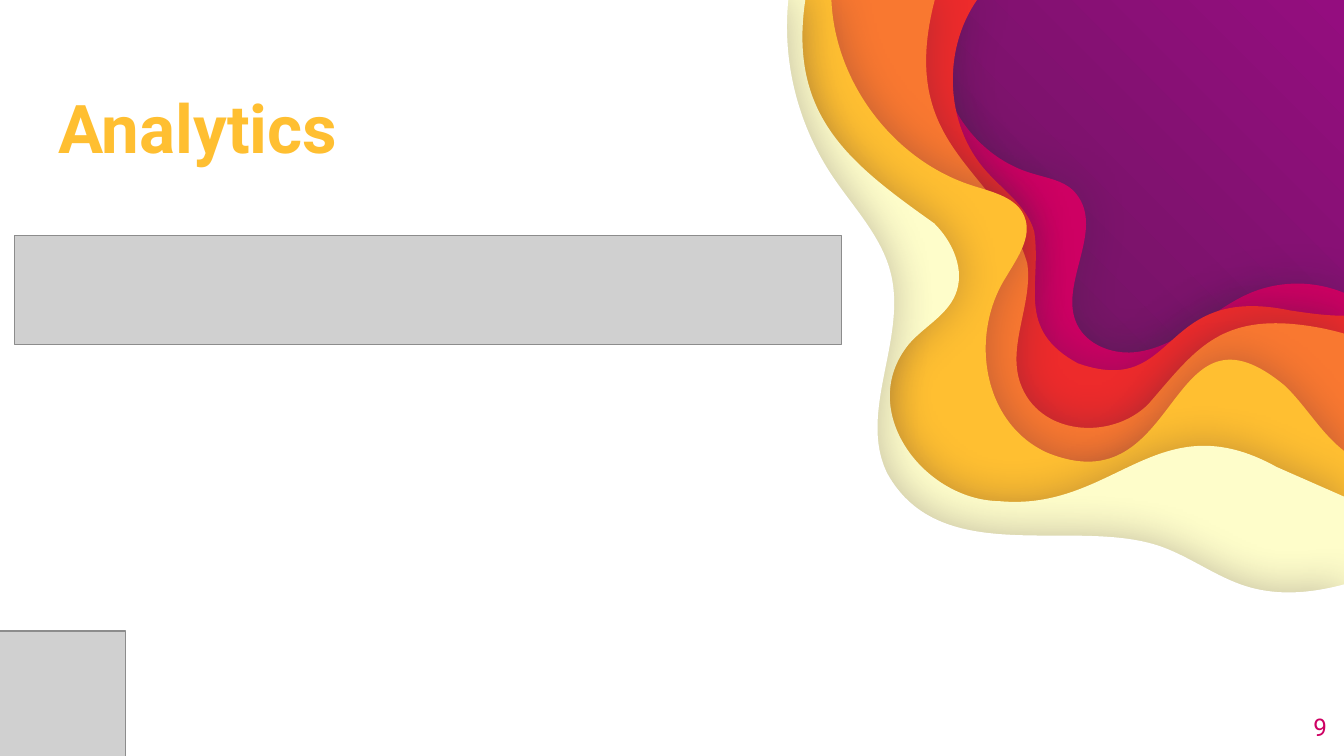
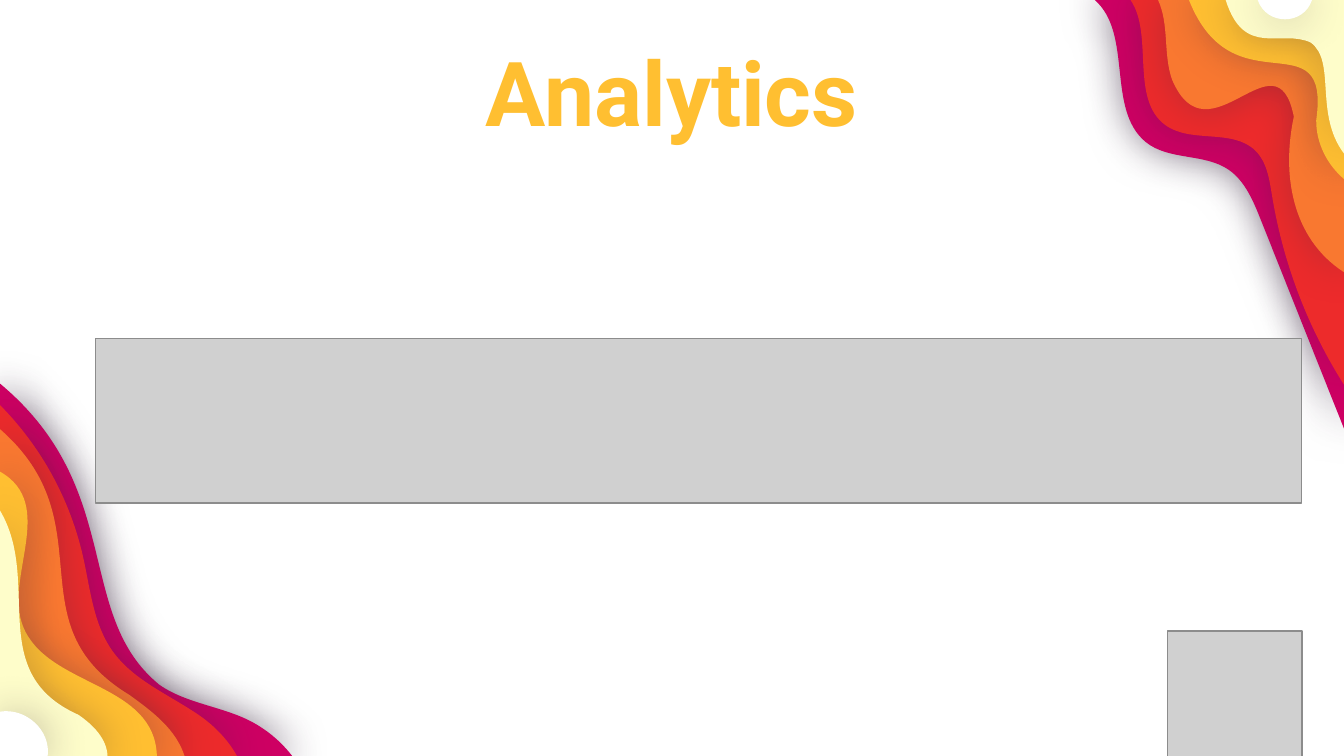
Before and after one commit to GustavoQuaresma/TECCHICKEN-DOCUMENTACAO, a slide deck: slide 9 of SPRINT2/slide pi - Copia.pptx. Drawn at 1344x756 pixels with LibreOffice and Linux fonts; fonts in the diff are those of the drawing; grey boxes stand for pictures. Boxes give left, top, right and bottom in pixels: in the first picture for what was removed or moved away, otherwise in the second. Text is boxed around its words. In the diff, an @@ line names an element or a change of style, - is before the commit and + after.

Commit message:
ppt

```diff
--- a/SPRINT2/slide pi - Copia.pptx
+++ b/SPRINT2/slide pi - Copia.pptx
@@ background gradient #940D7F to #5E1B53 to #FFFFFF @@
@@ group removed at (0,0,1344,756): 6 freeform shapes @@
@@ title "Analytics": place and size @@
-title "Analytics" at (58,102,337,168)
+title "Analytics" at (486,59,858,145)
@@ title "Analytics" at (486,59,858,145): size 36 to 48 pt; alignment left to centre @@
@@ picture removed at (15,235,841,344) @@
@@ picture added at (95,339,1302,503) @@
@@ picture removed at (0,630,125,756) @@
@@ picture added at (1168,630,1302,756) @@
@@ group added at (0,0,1344,756): 12 freeform shapes @@
@@ page number removed at (1313,718,1327,736) @@
-9
```
Also in this commit, not shown: 3 other slides changed, 2 slides added, 3 slides removed.
